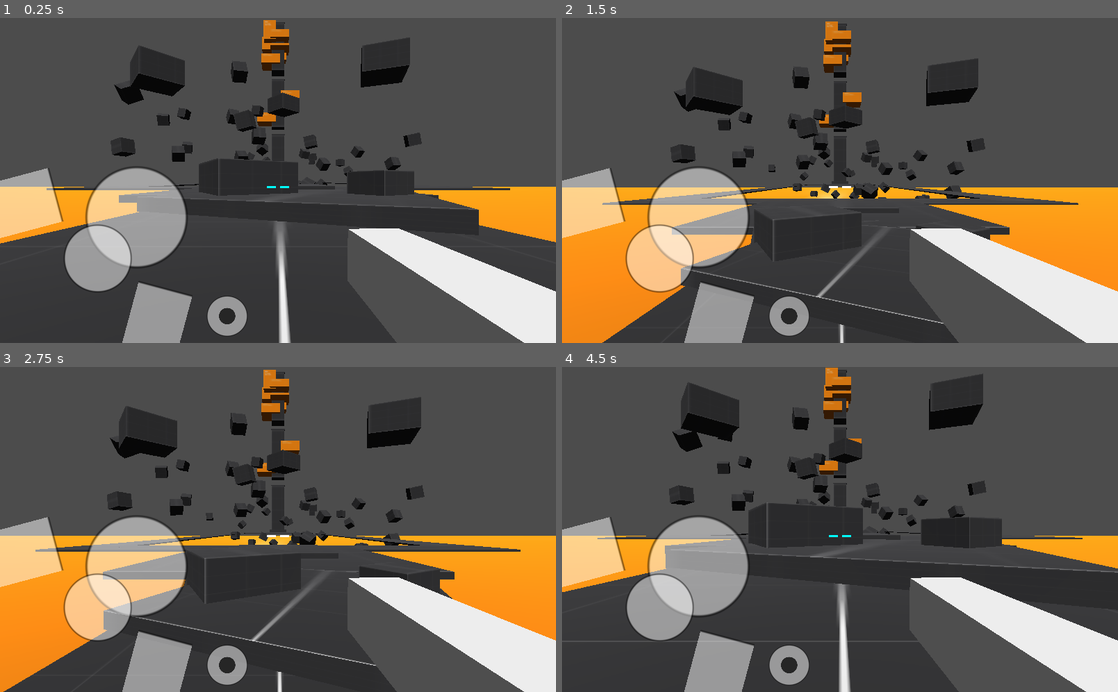
Above: before the commit, frames 1-4 (two rows, left to right).
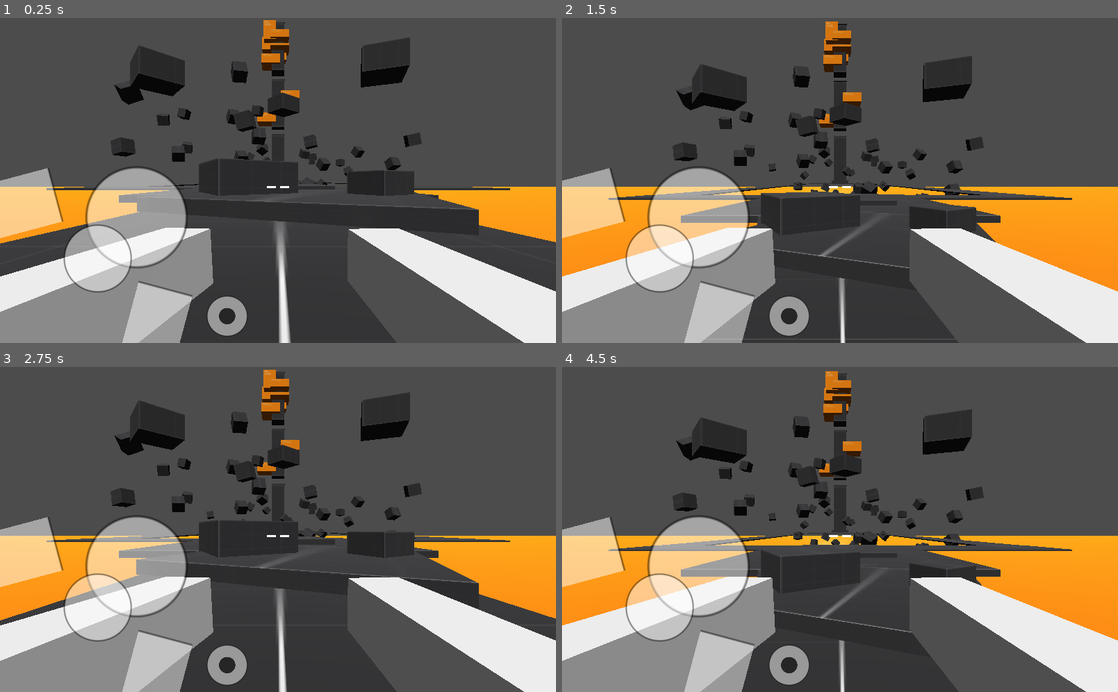
Above: after the commit, the same moments.

Repository: don-tnowe/godot-grappling-hook-fps
Game: Godot game, scene res://src/Screens/Main.tscn
The game is run twice, just before and just after one commit, with the same random seed, the same clock (stepped at 60 frames per second) and the same inputs.
Inputs (mouse positions are in pixels of both pictures, inside the frame that each line leads up to):
- Up to frame 1 (0.25 s): no input
- Up to frame 2 (1.5 s): tap Enter at 0.5 s; move the mouse to (867, 180) at 0.52 s; hold W (move_fwd) from 0.53 s (still down); right-click (867, 180) at 0.6 s; tap Space (jump) at 0.77, 1.07 s; click (867, 180) at 0.8 s; move the mouse to (812, 180) at 1.27 s; click (812, 180) at 1.35 s
- Up to frame 3 (2.75 s): keep holding W (move_fwd); tap Space (jump) at 1.52, 1.55, 1.82, 2.1 s; move the mouse to (289, 523) at 2.02 s; right-click (289, 523) at 2.3 s
- Up to frame 4 (4.5 s): keep holding W (move_fwd); move the mouse to (834, 536) at 2.77 s; right-click (834, 536) at 2.85 s; tap Space (jump) at 3.02, 3.32, 3.77, 3.8, 4.07 s; click (834, 536) at 3.05 s; move the mouse to (878, 532) at 3.52 s; click (878, 532) at 3.6 s; move the mouse to (795, 526) at 4.27 s; tap Alt at 4.35 s

The runs differ from the first frame. In frame 1, 10% of the frame differs, in the area x 0-52%, y 51-100%; in frame 2, 17%; in frame 3, 21%; in frame 4, 29%, in the area x 0-100%, y 0-100%.
Error after the commit: Parse Error: Unknown class: "WeaponBase" (res://src/Hero/Weapons/GrapplinHook.gd:1)

Commit message:
Add Rocket Launcher Weapon

Diff:
--- a/src/Hero/Hero.gd
+++ b/src/Hero/Hero.gd
@@ -20,6 +20,8 @@
 var coyote_time := 0
 
 var selected_weapon : Spatial
+var selected_weapon_alt : Spatial
+var selected_weapon_special : Spatial
 
 
 func _set_movement_input(v):
@@ -51,6 +53,10 @@
 	Input.mouse_mode = Input.MOUSE_MODE_CAPTURED
 	selected_weapon = $"%Weapons".get_child(0)
 	selected_weapon.equip(self)
+	selected_weapon_alt = $"%Weapons".get_child(1)
+	selected_weapon_alt.equip(self)
+	# selected_weapon_special = $"%Weapons".get_child(0)
+	# selected_weapon_special.equip(self)
 
 
 func _physics_process(delta):
@@ -130,3 +136,10 @@
 
 		else:
 			selected_weapon.stop_firing()
+
+	if selected_weapon_alt != null && event.is_action("fire_alt"):
+		if event.is_pressed():
+			selected_weapon_alt.fire()
+
+		else:
+			selected_weapon_alt.stop_firing()
--- a/src/Hero/Hero.tscn
+++ b/src/Hero/Hero.tscn
@@ -1,8 +1,9 @@
-[gd_scene load_steps=6 format=2]
+[gd_scene load_steps=7 format=2]
 
 [ext_resource path="res://src/Hero/Hero.gd" type="Script" id=1]
 [ext_resource path="res://src/Hero/TouchscreenHUD.tscn" type="PackedScene" id=2]
 [ext_resource path="res://src/Hero/Weapons/GrapplinHook.tscn" type="PackedScene" id=3]
+[ext_resource path="res://src/Hero/Weapons/RocketLauncher.tscn" type="PackedScene" id=4]
 
 [sub_resource type="CylinderShape" id=1]
 height = 1.5
@@ -12,6 +13,7 @@
 ambient_light_color = Color( 0.203922, 0.203922, 0.203922, 1 )
 
 [node name="Hero" type="KinematicBody"]
+collision_layer = 3
 collision_mask = 20
 input_ray_pickable = false
 script = ExtResource( 1 )
@@ -34,6 +36,8 @@
 
 [node name="GrapplinHook" parent="Head/HeadBobbing/Camera/Weapons" instance=ExtResource( 3 )]
 
+[node name="RocketMcLauncho" parent="Head/HeadBobbing/Camera/Weapons" instance=ExtResource( 4 )]
+
 [node name="Touch" parent="." instance=ExtResource( 2 )]
 
 [connection signal="drag_look" from="Touch" to="." method="look_turn"]
--- /dev/null
+++ b/src/Hero/WeaponBase.gd
@@ -0,0 +1,40 @@
+class_name WeaponBase
+extends Spatial
+
+
+export var firing_cooldown := 0.0
+
+var equipped := false
+var firing := false
+var last_fired := 0
+var hero_node : KinematicBody
+
+
+func equip(hero):
+	hero_node = hero
+	_set_equipped(true)
+
+
+func unequip():
+	_set_equipped(false)
+	hero_node.disconnect("jumped", self, "_on_Hero_jumped")
+
+
+func _set_equipped(v):
+	visible = v
+	equipped = v
+	$"Crosshair".visible = v
+
+
+func fire():
+	firing = true
+	if can_refire():
+		last_fired = Time.get_ticks_msec()
+
+
+func stop_firing():
+	firing = false
+
+
+func can_refire():
+	return Time.get_ticks_msec() > last_fired + firing_cooldown * 1000
--- a/src/Hero/Weapons/GrapplinHook.gd
+++ b/src/Hero/Weapons/GrapplinHook.gd
@@ -1,27 +1,24 @@
-extends Spatial
+extends WeaponBase
 
 
 export var reel_in_acceleration := 24.0
-
-var equipped := false
-var firing := false
-var hero_node : KinematicBody
 
 var attached := false
 var attached_tip := Vector3()
 var attached_pivot := Vector3()
 var attached_pivot_distance := 0.0
+var attached_object : Spatial
 var bend_points := []
 
 
 func equip(hero):
-	hero_node = hero
-	_set_equipped(true)
+	.equip(hero)
 	hero.connect("jumped", self, "_on_Hero_jumped")
 
 
 func unequip():
-	_set_equipped(false)
+	.unequip()
+	detach()
 	hero_node.disconnect("jumped", self, "_on_Hero_jumped")
 
 
@@ -37,15 +34,16 @@
 		try_attach()
 
 
-func stop_firing():
-	firing = false
-
-
 func try_attach():
 	if $"RayCast".is_colliding():
 		# If not in the "grapplable" layer, the object is - well - not grappleable!
 		if !$"RayCast".get_collider().get_collision_layer_bit(5):
 			return
+
+		if $"RayCast".get_collider().has_method("grapple_attach"):
+			$"RayCast".get_collider().grapple_attach()
+
+		attached_object = $"RayCast".get_collider()
 
 		attach_to_point($"RayCast".get_collision_point() + $"RayCast".get_collision_normal() * 0.2)
 
@@ -58,10 +56,14 @@
 	$"%Chain".visible = true
 
 
-func unattach():
+func detach():
 	attached = false
 	$"%Chain".visible = false
 	bend_points = []
+	if is_instance_valid(attached_object) && attached_object.has_method("grapple_detach"):
+		attached_object.grapple_detach()
+
+	attached_object = null
 	for x in $"%Chain/Segments".get_children():
 		x.visible = false
 
@@ -193,4 +195,4 @@
 	if attached_pivot.y > hero_node.translation.y:
 		hero_node.jump()
 
-	unattach()
+	detach()
--- /dev/null
+++ b/src/Hero/Weapons/RocketLauncher.gd
@@ -0,0 +1,36 @@
+extends WeaponBase
+
+
+export var rocket_scene : PackedScene
+export var instant_trigger_distance := 3.0
+
+
+func fire():
+	if !can_refire(): return
+	.fire()
+	_spawn_projectile()
+
+
+func _spawn_projectile():
+	var rocket = rocket_scene.instance()
+	$"Global".add_child(rocket)
+
+	$"RayCast".force_raycast_update()
+	if $"RayCast".is_colliding():
+		var point = $"RayCast".get_collision_point()
+		rocket.launch($"%FiringOrigin".global_translation.direction_to(point))
+		if global_translation.distance_squared_to(point) < instant_trigger_distance * instant_trigger_distance:
+			rocket.translation = point
+			rocket.collide()
+			return
+
+	else:
+		rocket.launch(global_transform.basis.xform(Vector3.FORWARD))
+
+	rocket.velocity += hero_node.velocity
+	rocket.translation = $"%FiringOrigin".global_translation
+
+
+func _physics_process(_delta):
+	if firing && can_refire():
+		fire()
--- /dev/null
+++ b/src/Hero/Weapons/RocketLauncher.tscn
@@ -0,0 +1,38 @@
+[gd_scene load_steps=4 format=2]
+
+[ext_resource path="res://src/Hero/Weapons/RocketLauncher.gd" type="Script" id=1]
+[ext_resource path="res://src/Hero/Weapons/RocketLauncherRocket.tscn" type="PackedScene" id=2]
+
+[sub_resource type="CubeMesh" id=1]
+
+[node name="RocketMcLauncho" type="Spatial"]
+script = ExtResource( 1 )
+firing_cooldown = 0.5
+rocket_scene = ExtResource( 2 )
+
+[node name="RayCast" type="RayCast" parent="."]
+transform = Transform( 1, 0, 0, 0, 1, 0, 0, 0, 1, 0, -1.49012e-08, 0 )
+cast_to = Vector3( 0, 0, -4000 )
+collision_mask = 24
+
+[node name="Global" type="Node" parent="."]
+
+[node name="Crosshair" type="CanvasLayer" parent="."]
+visible = false
+
+[node name="FiringOrigin" type="Spatial" parent="."]
+unique_name_in_owner = true
+transform = Transform( 0.999989, 0, 0, 0, 0.999981, 0, 0, 0, 0.999995, -0.163104, -0.146527, -0.425966 )
+
+[node name="Visual" type="Spatial" parent="."]
+
+[node name="MeshInstance" type="MeshInstance" parent="Visual"]
+transform = Transform( 0.00241148, 0.0475213, -0.0767967, -0.0499324, 0.00199515, -0.00833343, -0.000971178, 0.015419, 0.237766, -0.244665, -0.147958, -0.2 )
+mesh = SubResource( 1 )
+skeleton = NodePath("../..")
+
+[node name="RemoteTransform" type="RemoteTransform" parent="Visual/MeshInstance"]
+transform = Transform( 1, 4.65661e-10, 5.96046e-08, 4.65661e-10, 1, -4.47035e-08, -1.86265e-09, -9.31323e-10, 1, 0.137876, 0.157834, -0.960043 )
+remote_path = NodePath("../../../FiringOrigin")
+update_rotation = false
+update_scale = false
--- /dev/null
+++ b/src/Hero/Weapons/RocketLauncherRocket.gd
@@ -0,0 +1,45 @@
+extends KinematicBody
+
+
+export var rocket_speed := 6.0
+export var explosion_power := 12.0
+
+var velocity := Vector3.ZERO
+var grapple_attached := false
+
+
+func launch(direction):
+	velocity = direction * rocket_speed
+
+
+func collide():
+	$"Anim".play("Explosion")
+	$"Rocket".visible = false
+	$"Shape".disabled = true
+	velocity = Vector3.ZERO
+
+
+func grapple_attach():
+	grapple_attached = true
+	$"DestroyTimer".paused = true
+
+
+func grapple_detach():
+	grapple_attached = false
+	$"DestroyTimer".paused = false
+
+
+func _physics_process(_delta):
+	if velocity == Vector3.ZERO: return
+
+	if !grapple_attached:
+		move_and_slide(velocity)
+
+	if get_slide_count() > 0:
+		collide()
+
+
+func _on_Explosion_body_entered(body):
+	if "velocity" in body:
+		var knockback_power = (3 - body.global_translation.distance_to(global_translation)) * explosion_power
+		body.velocity += global_translation.direction_to(body.global_translation) * knockback_power
--- /dev/null
+++ b/src/Hero/Weapons/RocketLauncherRocket.tscn
@@ -0,0 +1,154 @@
+[gd_scene load_steps=7 format=2]
+
+[ext_resource path="res://assets/Graphics/UI/Circle.tres" type="Texture" id=1]
+[ext_resource path="res://src/Hero/Weapons/RocketLauncherRocket.gd" type="Script" id=2]
+
+[sub_resource type="Animation" id=1]
+resource_name = "Explosion"
+tracks/0/type = "value"
+tracks/0/path = NodePath("Explosion/Explosion:scale")
+tracks/0/interp = 1
+tracks/0/loop_wrap = true
+tracks/0/imported = false
+tracks/0/enabled = true
+tracks/0/keys = {
+"times": PoolRealArray( 0, 0.5 ),
+"transitions": PoolRealArray( 0.25, 1 ),
+"update": 0,
+"values": [ Vector3( 0.1, 0.1, 0.1 ), Vector3( 1, 1, 1 ) ]
+}
+tracks/1/type = "value"
+tracks/1/path = NodePath("Explosion/Explosion:opacity")
+tracks/1/interp = 1
+tracks/1/loop_wrap = true
+tracks/1/imported = false
+tracks/1/enabled = true
+tracks/1/keys = {
+"times": PoolRealArray( 0, 0.3, 0.6 ),
+"transitions": PoolRealArray( 1, 1, 1 ),
+"update": 0,
+"values": [ 1.0, 1.0, 0.0 ]
+}
+tracks/2/type = "method"
+tracks/2/path = NodePath(".")
+tracks/2/interp = 1
+tracks/2/loop_wrap = true
+tracks/2/imported = false
+tracks/2/enabled = true
+tracks/2/keys = {
+"times": PoolRealArray( 0.9 ),
+"transitions": PoolRealArray( 1 ),
+"values": [ {
+"args": [  ],
+"method": "queue_free"
+} ]
+}
+tracks/3/type = "value"
+tracks/3/path = NodePath("Explosion/Shape:disabled")
+tracks/3/interp = 1
+tracks/3/loop_wrap = true
+tracks/3/imported = false
+tracks/3/enabled = true
+tracks/3/keys = {
+"times": PoolRealArray( 0, 0.2 ),
+"transitions": PoolRealArray( 1, 1 ),
+"update": 1,
+"values": [ false, true ]
+}
+
+[sub_resource type="Animation" id=2]
+length = 0.001
+tracks/0/type = "value"
+tracks/0/path = NodePath("Explosion/Explosion:scale")
+tracks/0/interp = 1
+tracks/0/loop_wrap = true
+tracks/0/imported = false
+tracks/0/enabled = true
+tracks/0/keys = {
+"times": PoolRealArray( 0 ),
+"transitions": PoolRealArray( 1 ),
+"update": 0,
+"values": [ Vector3( 0, 0, 0 ) ]
+}
+tracks/1/type = "value"
+tracks/1/path = NodePath("Explosion/Explosion:opacity")
+tracks/1/interp = 1
+tracks/1/loop_wrap = true
+tracks/1/imported = false
+tracks/1/enabled = true
+tracks/1/keys = {
+"times": PoolRealArray( 0 ),
+"transitions": PoolRealArray( 1 ),
+"update": 0,
+"values": [ 0.0 ]
+}
+tracks/2/type = "value"
+tracks/2/path = NodePath("Explosion/Shape:disabled")
+tracks/2/interp = 1
+tracks/2/loop_wrap = true
+tracks/2/imported = false
+tracks/2/enabled = true
+tracks/2/keys = {
+"times": PoolRealArray( 0 ),
+"transitions": PoolRealArray( 1 ),
+"update": 1,
+"values": [ true ]
+}
+
+[sub_resource type="SphereShape" id=3]
+radius = 0.75
+
+[sub_resource type="SphereShape" id=4]
+radius = 1.5
+
+[node name="Rocket" type="KinematicBody"]
+collision_layer = 32
+collision_mask = 24
+script = ExtResource( 2 )
+
+[node name="Anim" type="AnimationPlayer" parent="."]
+autoplay = "RESET"
+anims/Explosion = SubResource( 1 )
+anims/RESET = SubResource( 2 )
+
+[node name="Rocket" type="Sprite3D" parent="."]
+transform = Transform( 0.2, 0, 0, 0, 0.2, 0, 0, 0, 0.2, 0, 0, 0 )
+modulate = Color( 0.988235, 0.262745, 0.0313726, 1 )
+pixel_size = 0.0125
+billboard = 1
+texture = ExtResource( 1 )
+
+[node name="Shape" type="CollisionShape" parent="." groups=["RocketLauncherRocket"]]
+shape = SubResource( 3 )
+
+[node name="Explosion" type="Area" parent="."]
+transform = Transform( 2, 0, 0, 0, 2, 0, 0, 0, 2, 0, 0, 0 )
+collision_layer = 0
+
+[node name="Explosion" type="Sprite3D" parent="Explosion"]
+transform = Transform( 0, 0, 0, 0, 0, 0, 0, 0, 0, 0, 0, 0 )
+modulate = Color( 0.988235, 0.890196, 0.0313726, 1 )
+opacity = 0.0
+pixel_size = 0.0125
+billboard = 1
+texture = ExtResource( 1 )
+
+[node name="Shape" type="CollisionShape" parent="Explosion" groups=["RocketLauncherRocket"]]
+shape = SubResource( 4 )
+disabled = true
+
+[node name="PlayerCollisionTimer" type="Timer" parent="."]
+process_mode = 0
+wait_time = 0.25
+one_shot = true
+autostart = true
+
+[node name="DestroyTimer" type="Timer" parent="."]
+process_mode = 0
+wait_time = 10.0
+one_shot = true
+autostart = true
+
+[connection signal="body_entered" from="Explosion" to="." method="_on_Explosion_body_entered"]
+[connection signal="timeout" from="PlayerCollisionTimer" to="." method="set_collision_mask_bit" binds= [ 1, true ]]
+[connection signal="timeout" from="DestroyTimer" to="." method="collide"]
